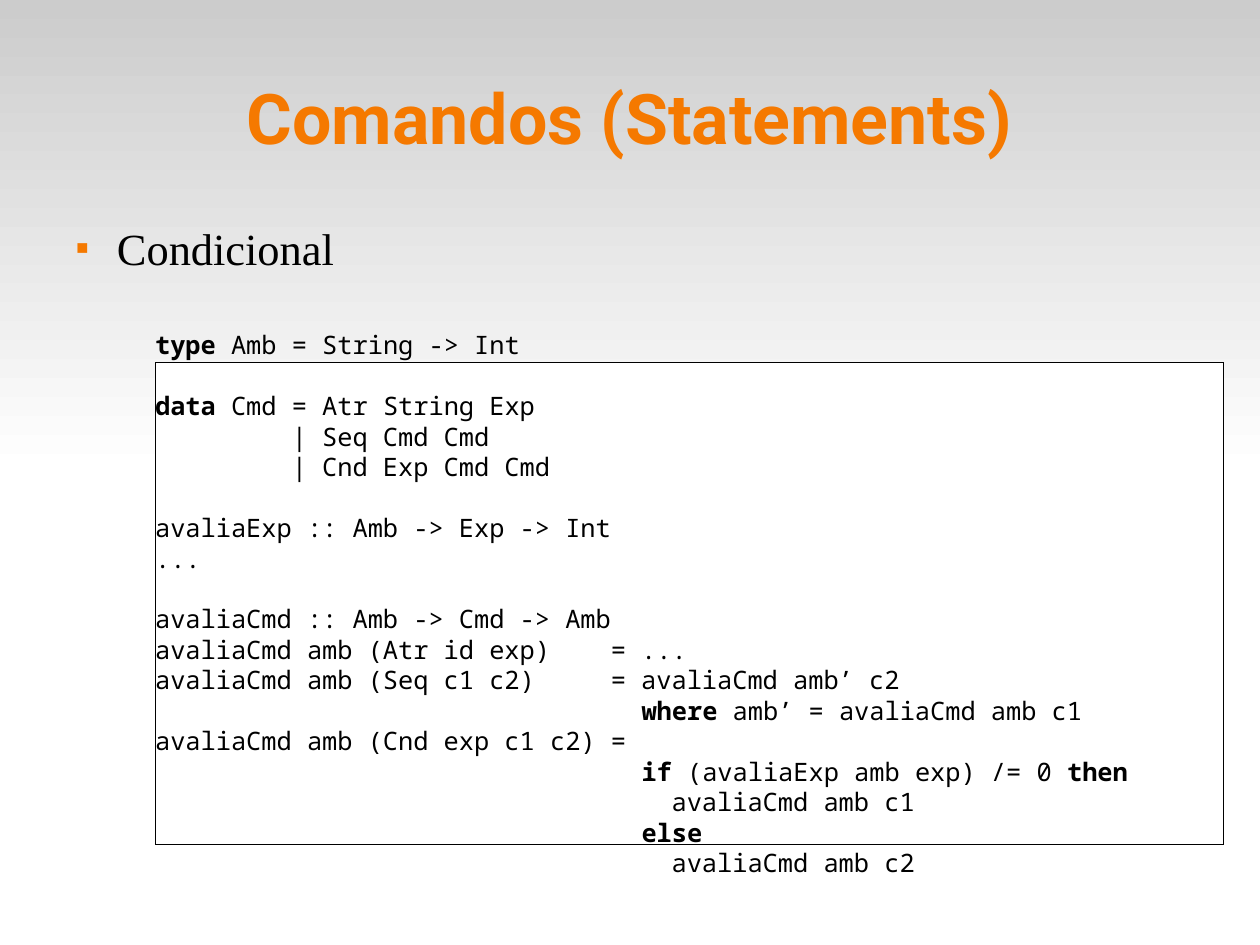
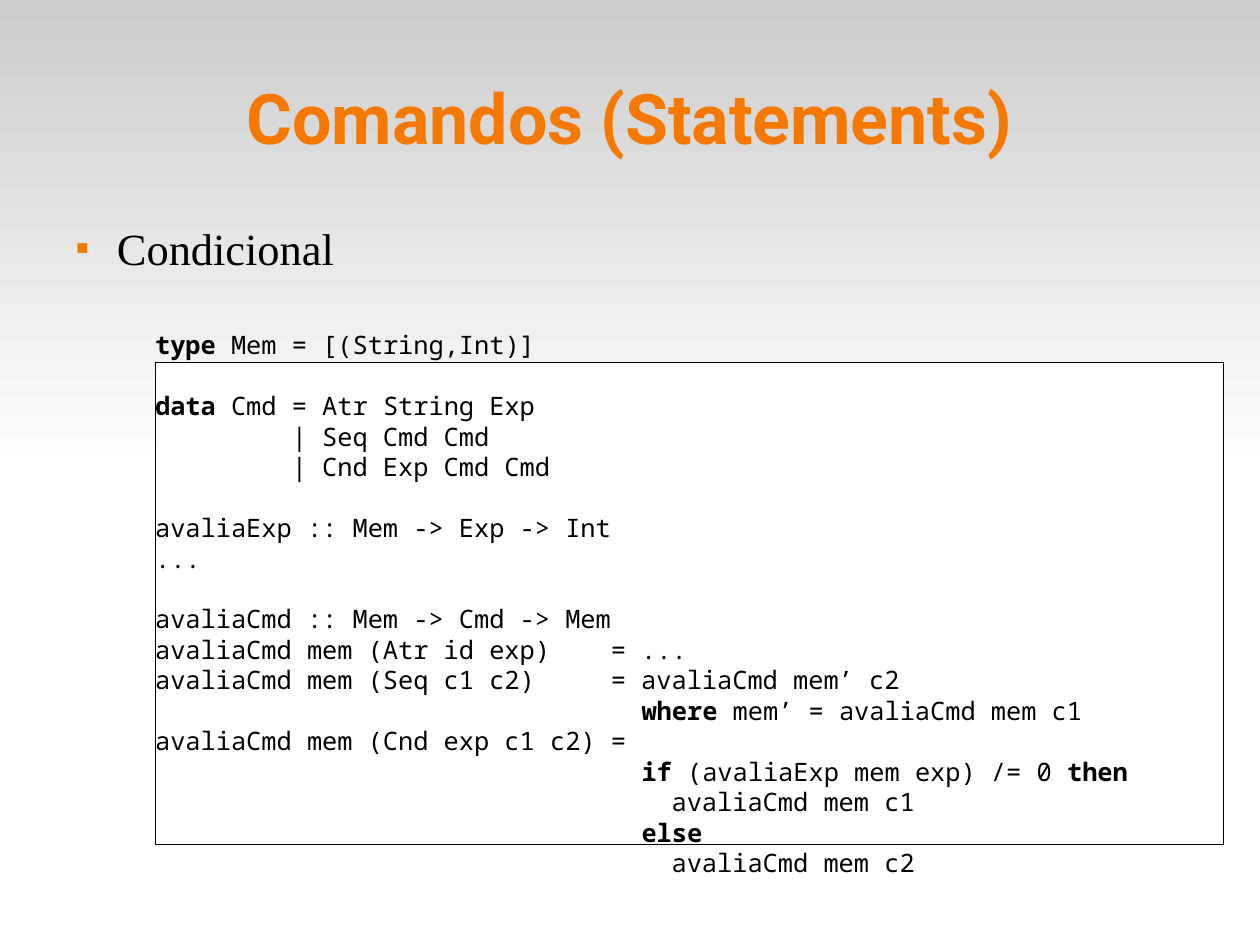
Before and after one commit to fsantanna-uerj/EDL, a slide deck: slide 12 of slides/edl-12-lang.odp. Drawn at 1260x945 pixels with LibreOffice and Linux fonts; fonts in the diff are those of the drawing. Boxes give left, top, right and bottom in pixels: in the first picture for what was removed or moved away, otherwise in the second. Text is boxed around its words. In the diff, an @@ line names an element or a change of style, - is before the commit and + after.

```diff
--- a/slides/edl-12-lang.odp
+++ b/slides/edl-12-lang.odp
@@ text in rectangle at box(155, 334, 535, 361): text changed @@
-type Amb = String -> Int
+type Mem = [(String,Int)]
@@ text in rectangle at box(155, 513, 611, 544): text changed @@
-avaliaExp :: Amb -> Exp -> Int
+avaliaExp :: Mem -> Exp -> Int
@@ text in rectangle at box(155, 605, 1128, 812): text changed @@
-avaliaCmd :: Amb -> Cmd -> Amb
-avaliaCmd amb (Atr id exp) = ...
-avaliaCmd amb (Seq c1 c2) = avaliaCmd amb’ c2
-where amb’ = avaliaCmd amb c1
-avaliaCmd amb (Cnd exp c1 c2) =
-if (avaliaExp amb exp) /= 0 then
-avaliaCmd amb c1
+avaliaCmd :: Mem -> Cmd -> Mem
+avaliaCmd mem (Atr id exp) = ...
+avaliaCmd mem (Seq c1 c2) = avaliaCmd mem’ c2
+where mem’ = avaliaCmd mem c1
+avaliaCmd mem (Cnd exp c1 c2) =
+if (avaliaExp mem exp) /= 0 then
+avaliaCmd mem c1
@@ text in rectangle at box(672, 852, 914, 873): text changed @@
-avaliaCmd amb c2
+avaliaCmd mem c2
```
Also in this commit, not shown: 2 other files.
